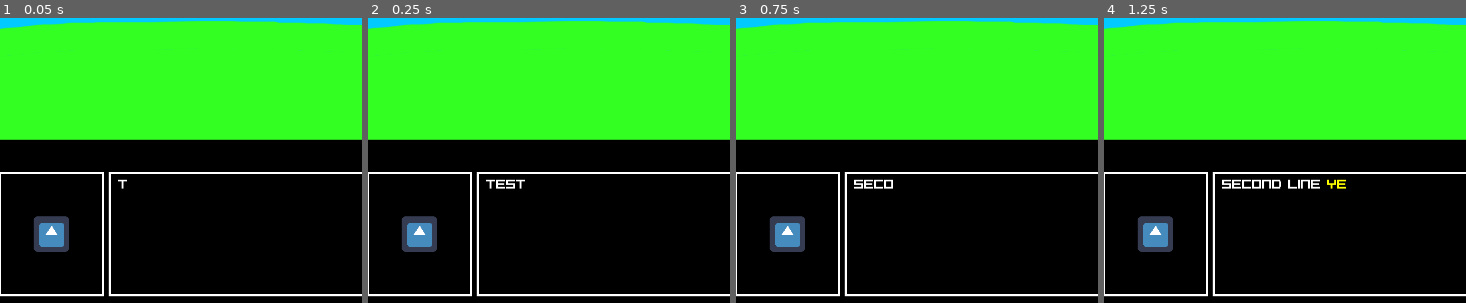
Above: before the commit, frames 1-4 (left to right).
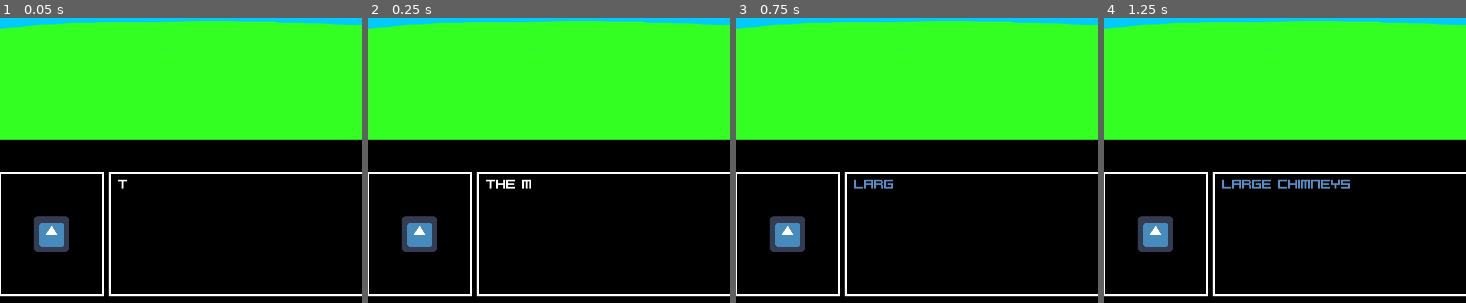
Above: after the commit, the same moments.

Repository: ElerosVecchio/hackucigame
Game: Godot game, scene res://Scenes/game scenes/test_scene.tscn
Two runs of this game, one before a commit and one after it. Both use one fixed random seed, a clock stepped at 60 frames per second and the inputs below. The engine's default icon, where the game draws it, is replaced by a stand-in: a white triangle on a blue panel in a dark square.
Inputs (mouse positions are % of the whole screen's width and height, from its top left):
- Up to frame 1 (0.05 s): no input
- Up to frame 2 (0.25 s): no input
- Up to frame 3 (0.75 s): click (80, 36) at 0.5 s
- Up to frame 4 (1.25 s): no input
The pictures show only the part of the screen within x 15-65%, y 50-100%; the shares and areas given below are measured in that part.

Frame 1 is identical in both runs. In frame 2, 0.2% of the frame differs, in the area x 35-46%, y 56-60%; in frame 3, 0.3%; in frame 4, 1.0%, in the area x 32-68%, y 56-60%.

Commit message:
added factory exterior json file

Diff:
--- /dev/null
+++ b/Dialogue Lines/factory_exterior.json
@@ -0,0 +1,5 @@
+{
+	"1" : { "text" : "The main factory for the company Zync. I need to learn about what they are doing to the environment so I can write my suggestions for new laws."},
+	"2" : { "text" : "[color=#5890cb]Gas powered cars[/color] release [color=#ffff00]greenhouse gases and pollute the air[/color]. A large amount of the gas released is [color=#ffff00]carbon dioxide (CO2)[/color]."},
+	"3" : { "text" : "[color=#5890cb]Large chimneys[/color] that release [color=#ffff00]greenhouse gases[/color] such as [color=#ffff00]carbon dioxide (CO2)[/color] into the air. Gases are usually released from the burning of [color=#ffff00]fuels such as coal[/color]."}
+}
--- a/Room Scripts/Test_Room.gd
+++ b/Room Scripts/Test_Room.gd
@@ -3,4 +3,4 @@
 onready var dialogue_box = get_node("../DialogueBox/box/text_box")
 
 func _on_test_button_pressed():
-	dialogue_box.new_line("2")
+	dialogue_box.new_line("3")
--- a/Scenes/game scenes/test_scene.tscn
+++ b/Scenes/game scenes/test_scene.tscn
@@ -16,7 +16,7 @@
 
 [node name="DialogueHandler" type="Node" parent="."]
 script = ExtResource( 2 )
-dialogue_path = "res://Dialogue Lines/test.json"
+dialogue_path = "res://Dialogue Lines/factory_exterior.json"
 
 [node name="Background" type="TextureRect" parent="."]
 margin_left = 80.0
